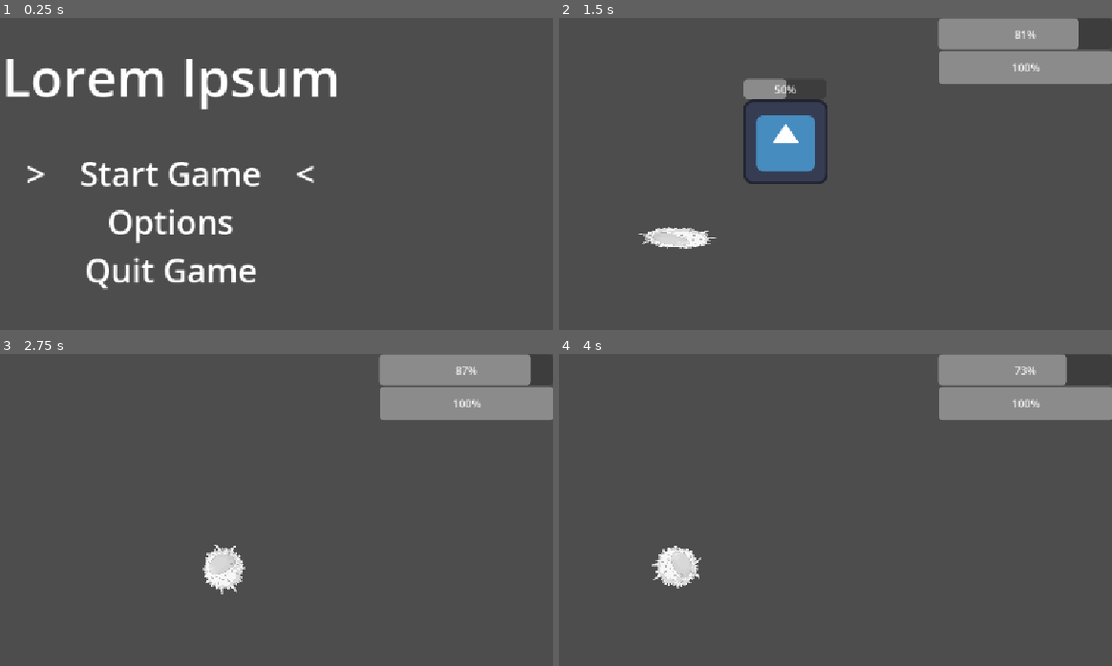
Above: before the commit, frames 1-4 (two rows, left to right).
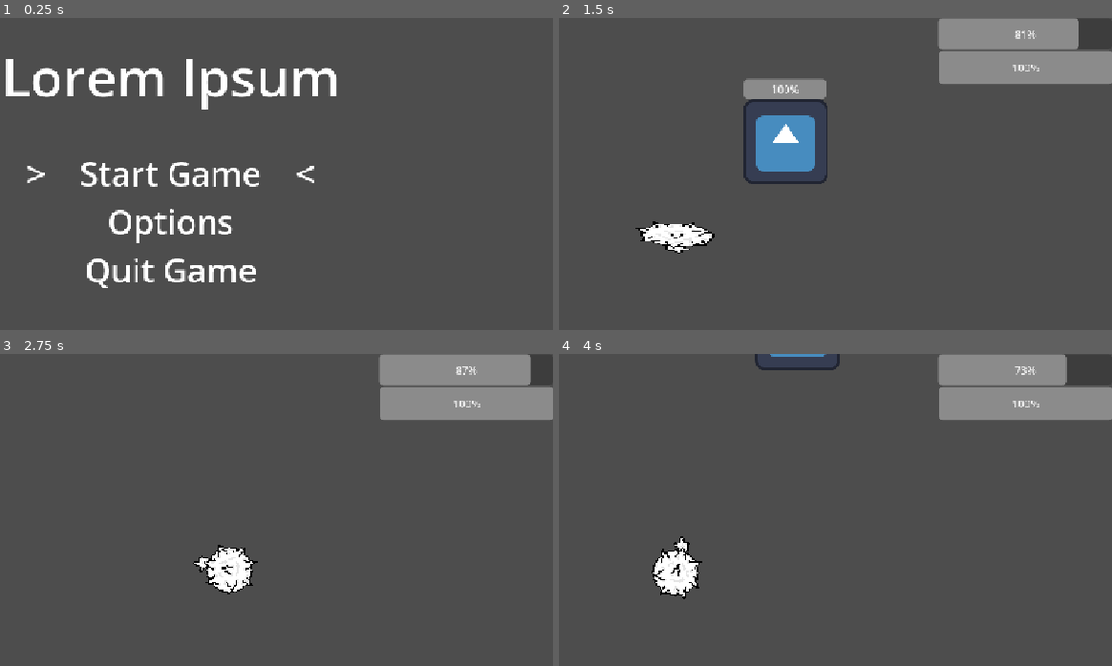
Above: after the commit, the same moments.

Repository: HippoProgrammer/game-jam-game
Game: Godot game, scene res://scenes/main-menu.tscn
Same seed, same stepped clock (60 frames per second), same inputs: the game is played once before the commit and once after it. The engine's default icon, where the game draws it, is replaced by a stand-in: a white triangle on a blue panel in a dark square.
Inputs (mouse positions are in pixels of both pictures, inside the frame that each line leads up to):
- Up to frame 1 (0.25 s): no input
- Up to frame 2 (1.5 s): tap Enter (ui_accept) at 0.5, 0.77 s; move the mouse to (896, 211) at 0.52 s; hold Right (ui_right) 0.53-1.28 s; click (896, 211) at 0.6 s; move the mouse to (575, 255) at 1.27 s; hold Down (ui_down) from 1.28 s (still down); right-click (575, 255) at 1.35 s
- Up to frame 3 (2.75 s): tap Enter (ui_accept) at 1.52 s; move the mouse to (248, 475) at 2.02 s; release Down (ui_down) at 2.03 s; hold Right (ui_right) from 2.03 s (still down); click (248, 475) at 2.1 s
- Up to frame 4 (4 s): move the mouse to (691, 653) at 2.77 s; release Right (ui_right) at 2.78 s; hold Up (ui_up) 2.78-3.53 s; right-click (691, 653) at 2.85 s; tap Enter (ui_accept) at 3.02, 3.77 s; move the mouse to (957, 631) at 3.52 s; hold Left (ui_left) from 3.53 s (still down); click (957, 631) at 3.6 s

The runs differ from the first frame. In frame 1, 1.8% of the frame differs, in the area x 1-61%, y 13-88%; in frame 2, 1.3%; in frame 3, 0.9%; in frame 4, 1.2%.

Commit message:
Added White Blood Cell
added the sprite for the white blood cell

Diff:
--- a/project.godot
+++ b/project.godot
@@ -86,6 +86,7 @@
 
 [rendering]
 
+textures/canvas_textures/default_texture_filter=0
 rendering_device/driver.windows="d3d12"
 renderer/rendering_method="gl_compatibility"
 textures/vram_compression/import_etc2_astc=true
--- a/scenes/player.tscn
+++ b/scenes/player.tscn
@@ -1,12 +1,7 @@
 [gd_scene format=3 uid="uid://dlfkmnvkalefo"]
 
-[ext_resource type="Texture2D" uid="uid://c51rev5fpe12u" path="res://artwork/Temp_Assets/White-Blood-Cell.png" id="1_3vyb7"]
+[ext_resource type="Texture2D" uid="uid://bgb752s0c0e22" path="res://artwork/MainChara/WhiteBlood.png" id="1_g2els"]
 [ext_resource type="Script" uid="uid://bri8518e6eia3" path="res://scripts/character.gd" id="2_g2els"]
-[ext_resource type="Texture2D" uid="uid://cmt5wigqslbeg" path="res://artwork/Temp_Assets/White-Blood-Cell_n.png" id="2_qhqgy"]
-
-[sub_resource type="CanvasTexture" id="CanvasTexture_sugp2"]
-diffuse_texture = ExtResource("1_3vyb7")
-normal_texture = ExtResource("2_qhqgy")
 
 [sub_resource type="CircleShape2D" id="CircleShape2D_g2els"]
 radius = 520.3844
@@ -14,8 +9,9 @@
 [node name="Player" type="Node2D" unique_id=401100565]
 
 [node name="Character" type="Sprite2D" parent="." unique_id=1076164463 groups=["Player"]]
-scale = Vector2(0.05, 0.05)
-texture = SubResource("CanvasTexture_sugp2")
+rotation = 1.5707964
+scale = Vector2(2.4, 2.4)
+texture = ExtResource("1_g2els")
 script = ExtResource("2_g2els")
 
 [node name="AntigenSpawner" type="Marker2D" parent="Character" unique_id=647138162]
Binary file added: artwork/MainChara/WhiteBlood.png
Not shown, added: artwork/MainChara/WhiteBlood.png.import
Binary file added: scenes/WhiteBlood.png
Not shown, added: scenes/WhiteBlood.png.import
